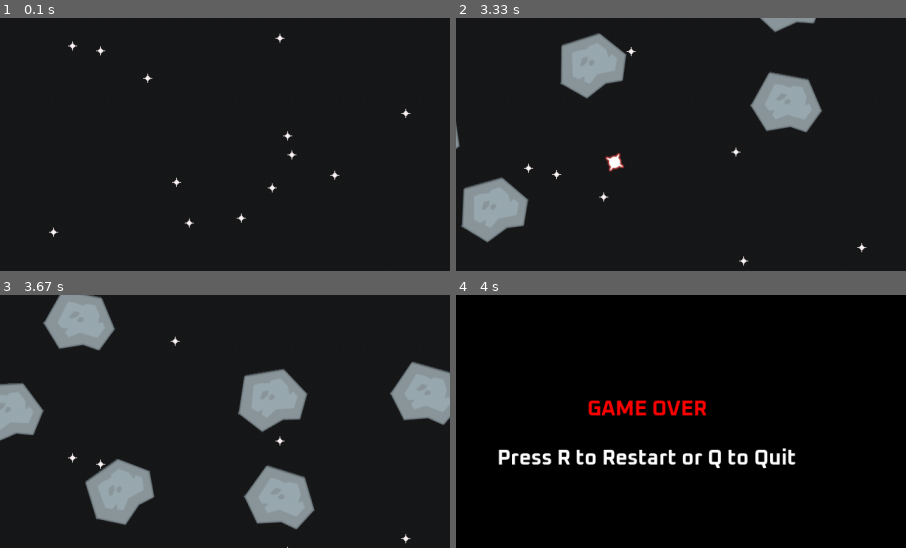
Above: before the commit, frames 1-4 (two rows, left to right).
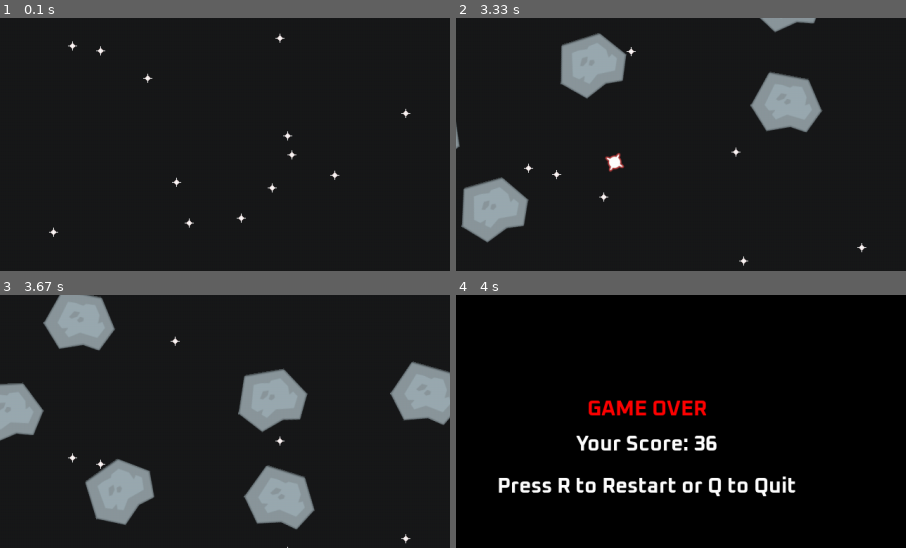
Above: after the commit, the same moments.

Repository: Lucky-Lakshay/Py_game
Game: pygame game, started from space shooter/code/ss_main.py
Same seed, same stepped clock (60 frames per second), same inputs: the game is played once before the commit and once after it.
Inputs:
- Up to frame 1 (0.1 s): no input
- Up to frame 2 (3.33 s): tap Space at 0.33, 0.73, 1.03, 1.3, 1.63, 1.93, 2.07, 2.47, 2.77, 3.13 s; hold Left 0.67-1.2 s; hold Down 1.23-1.53 s; hold Left 1.57-1.97 s; hold Up 2-2.37 s; hold Right 2.4-3.03 s; hold Down from 3.07 s (still down)
- Up to frame 3 (3.67 s): release Down at 3.43 s; hold Left from 3.47 s (still down); tap Space at 3.53 s
- Up to frame 4 (4 s): tap Space at 3.83 s; release Left at 3.93 s
The pictures show only the part of the screen within x 29-79%, y 20-70%; the shares and areas given below are measured in that part.

Frames 1-3 are identical in both runs. In frame 4, 5.2% of the frame differs, in the area x 9-76%, y 55-80%.

Commit message:
feat: check final score after game ends

Diff:
--- a/space shooter/code/ss_main.py
+++ b/space shooter/code/ss_main.py
@@ -1,6 +1,10 @@
 import pygame
 from os.path import join
 from random import randint, uniform
+
+final_score = 0
+lives = 3
+game_start_time = pygame.time.get_ticks()
 
 class Player(pygame.sprite.Sprite):
     def __init__(self, groups):
@@ -101,13 +105,14 @@
             self.kill()
 
 def collision():
-    global game_active, lives
+    global game_active, lives, final_score
     collision_sprite = pygame.sprite.spritecollide(player, meteor_sprites, True, pygame.sprite.collide_mask)
     if collision_sprite:
         lives -= 1
         damage_sound.play()
         Animated_explosion(explosion_frame, player.rect.center, all_sprites)
         if lives <= 0:
+            final_score = (pygame.time.get_ticks() - game_start_time) // 100
             game_active = False
     for laser in laser_sprites:
         collision_sprite = pygame.sprite.spritecollide(laser, meteor_sprites, True)
@@ -115,8 +120,7 @@
             laser.kill()
             Animated_explosion(explosion_frame, laser.rect.midtop, all_sprites)
             explosion_sound.play()
-lives = 3
-game_start_time = pygame.time.get_ticks()
+
 def display_lives():
     text = font.render(f"Lives: {lives}", True, (240, 240, 240))
     rect = text.get_frect(topright = (window_width - 25, 20))
@@ -124,11 +128,12 @@
     pygame.draw.rect(display_surface, "white", rect.inflate(30, 10).move(0, -5), 3, 10)
 
 def display_score():
-    current_time = (pygame.time.get_ticks() - game_start_time) // 100
-    text_surf = font.render(str(current_time), True, (240, 240, 240))
+    current_score = (pygame.time.get_ticks() - game_start_time) // 100
+    text_surf = font.render(str(current_score), True, (240, 240, 240))
     text_rect = text_surf.get_frect(topleft=(25, 20))
     display_surface.blit(text_surf, text_rect)
     pygame.draw.rect(display_surface, "white", text_rect.inflate(30, 10).move(0, -5), 3, 10)
+    return current_score
 
 #general setup
 pygame.init()
@@ -201,9 +206,11 @@
     # Game Over Screen
         display_surface.fill((0, 0, 0))
         game_over_text = font.render("GAME OVER", True, (255, 0, 0))
+        score_text = font.render(f"Your Score: {final_score}", True, (255, 255, 255))
         restart_text = font.render("Press R to Restart or Q to Quit", True, (255, 255, 255))
         display_surface.blit(game_over_text, game_over_text.get_frect(center=(window_width//2, window_height//2 - 50)))
-        display_surface.blit(restart_text, restart_text.get_frect(center=(window_width//2, window_height//2 + 20)))
+        display_surface.blit(score_text, score_text.get_frect(center=(window_width // 2, window_height // 2)))
+        display_surface.blit(restart_text, restart_text.get_frect(center=(window_width//2, window_height//2 + 60)))
 
     pygame.display.update()
 
